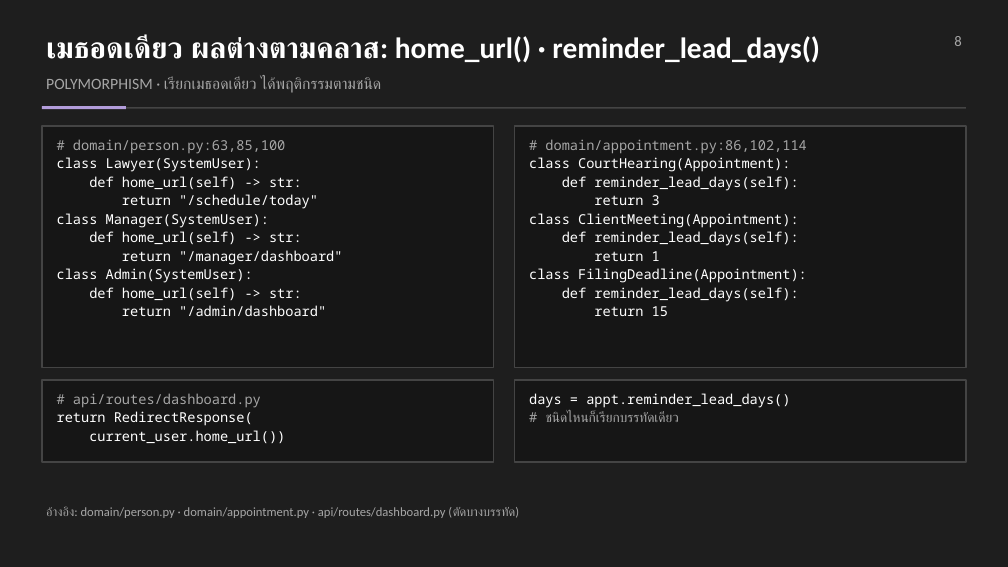
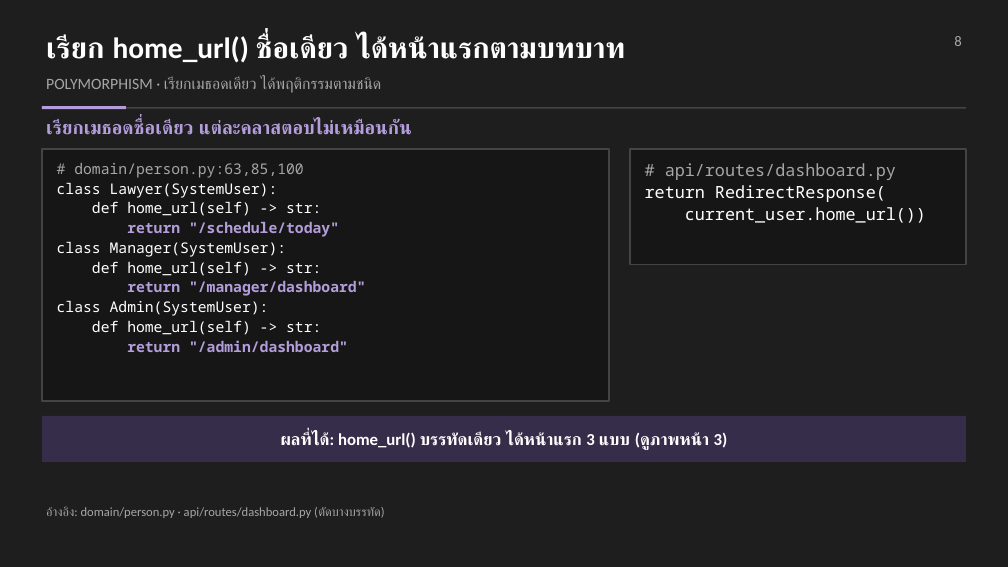
Before and after one commit to Maythane/Law-Firm-Project, a slide deck: slide 8 of docs/slides/LawFirm_Presentation.pptx. Drawn at 1008x567 pixels with LibreOffice and Linux fonts; fonts in the diff are those of the drawing. Boxes give left, top, right and bottom in pixels: in the first picture for what was removed or moved away, otherwise in the second. Text is boxed around its words. In the diff, an @@ line names an element or a change of style, - is before the commit and + after.

```diff
--- a/docs/slides/LawFirm_Presentation.pptx
+++ b/docs/slides/LawFirm_Presentation.pptx
@@ text at (x1=46, y1=35, x2=626, y2=63): text changed @@
-เมธอดเดียว ผลต่างตามคลาส: home_url() · reminder_lead_days()
+เรียก home_url() ชื่อเดียว ได้หน้าแรกตามบทบาท
@@ text added at (x1=46, y1=119, x2=412, y2=135), 18 pt, text #B39DDB, bold @@
+เรียกเมธอดชื่อเดียว แต่ละคลาสตอบไม่เหมือนกัน
@@ rectangle resized from (x1=42, y1=126, x2=494, y2=368) to (x1=42, y1=149, x2=609, y2=401) @@
@@ text removed at (x1=529, y1=139, x2=807, y2=316) @@
-# domain/appointment.py:86,102,114
-class CourtHearing(Appointment):
-def reminder_lead_days(self):
-return 3
-class ClientMeeting(Appointment):
-def reminder_lead_days(self):
-return 1
-class FilingDeadline(Appointment):
-def reminder_lead_days(self):
-return 15
@@ rectangle resized from (x1=515, y1=126, x2=966, y2=368) to (x1=630, y1=149, x2=966, y2=265) @@
@@ text "# domain/person.py:63,85,100" moved from (x1=57, y1=139, x2=342, y2=316) to (x1=57, y1=163, x2=366, y2=352) @@
@@ text "# domain/person.py:63,85,100" at (x1=57, y1=163, x2=366, y2=352): size 13 to 14 pt; text colour #FFFFFF to #B39DDB, bold on in "return "/schedule/today"", "return "/manager/dashboard"", "return "/admin/dashboard"" @@
@@ text "# api/routes/dashboard.py" moved from (x1=57, y1=393, x2=285, y2=443) to (x1=645, y1=163, x2=926, y2=223) @@
@@ text "# api/routes/dashboard.py" at (x1=645, y1=163, x2=926, y2=223): size 13 to 16 pt @@
@@ rectangle removed at (x1=42, y1=380, x2=494, y2=462) @@
@@ rectangle removed at (x1=515, y1=380, x2=966, y2=462) @@
@@ rectangle added at (x1=42, y1=416, x2=966, y2=462), fill #362D4A @@
@@ text removed at (x1=529, y1=393, x2=790, y2=422) @@
-days = appt.reminder_lead_days()
-# ชนิดไหนก็เรียกบรรทัดเดียว
@@ text added at (x1=281, y1=432, x2=728, y2=450), 16 pt, text #FFFFFF, bold @@
+ผลที่ได้: home_url() บรรทัดเดียว ได้หน้าแรก 3 แบบ (ดูภาพหน้า 3)
@@ text at (x1=46, y1=506, x2=385, y2=518): text changed @@
-อ้างอิง: domain/person.py · domain/appointment.py · api/routes/dashboard.py (ตัดบางบรรทัด)
+อ้างอิง: domain/person.py · api/routes/dashboard.py (ตัดบางบรรทัด)
```
Also in this commit, not shown: 6 other slides changed, 4 other files.
